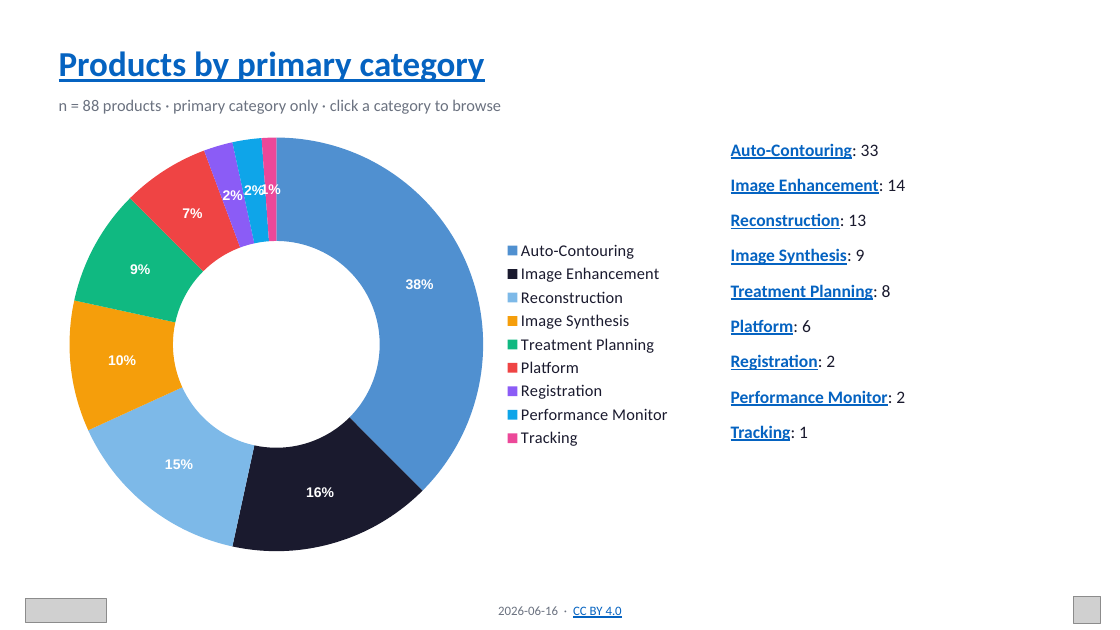
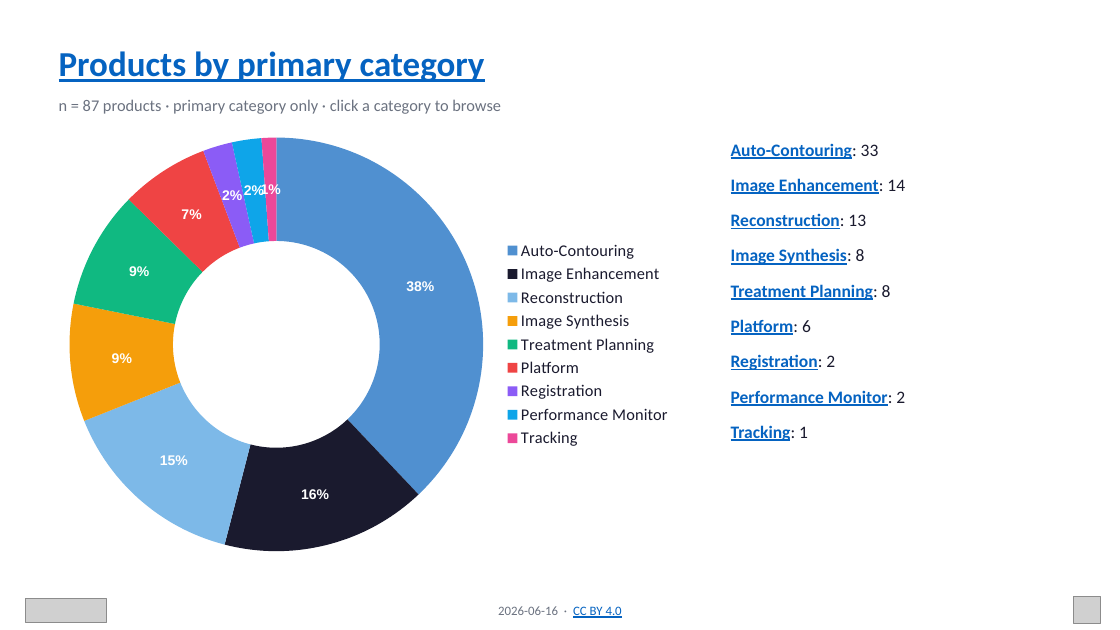
Before and after one commit to DLinRT-eu/dlinrteu-website, a slide deck: slide 3 of public/newsletters/2026-06/dlinrt-2026-06-update.pptx. Drawn at 1120x630 pixels with LibreOffice and Linux fonts; fonts in the diff are those of the drawing; grey boxes stand for pictures. Boxes give left, top, right and bottom in pixels: in the first picture for what was removed or moved away, otherwise in the second. Text is boxed around its words. In the diff, an @@ line names an element or a change of style, - is before the commit and + after.

```diff
--- a/public/newsletters/2026-06/dlinrt-2026-06-update.pptx
+++ b/public/newsletters/2026-06/dlinrt-2026-06-update.pptx
@@ text at bbox=[59, 99, 501, 114]: text changed @@
-n = 88 products · primary category only · click a category to browse
+n = 87 products · primary category only · click a category to browse
@@ doughnut chart at bbox=[50, 126, 681, 563] @@
@@ Series 1, Image Synthesis: 10 to 9 @@
@@ text at bbox=[731, 248, 865, 265]: text changed @@
-Image Synthesis: 9
+Image Synthesis: 8
```
Also in this commit, not shown: 2 other slides changed, 4 other files.
